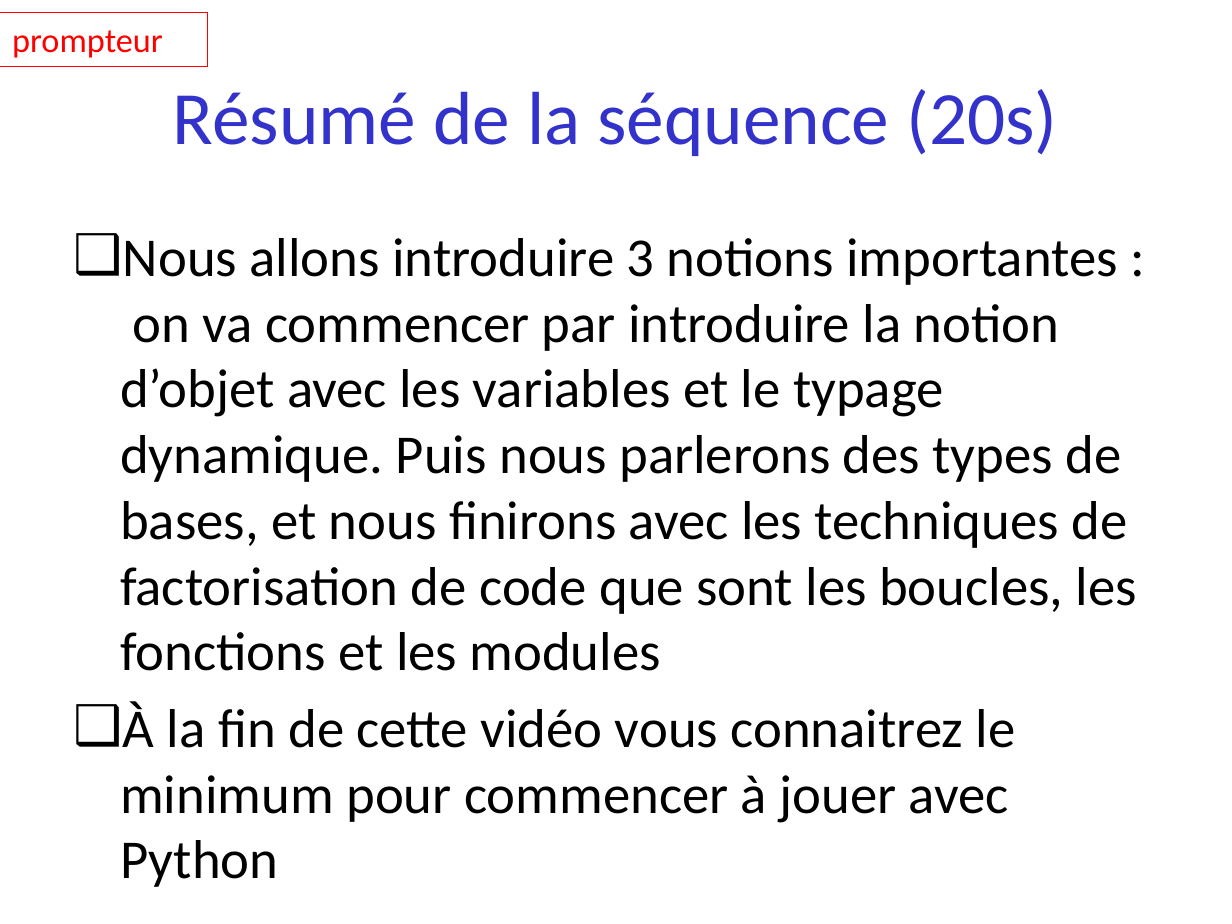
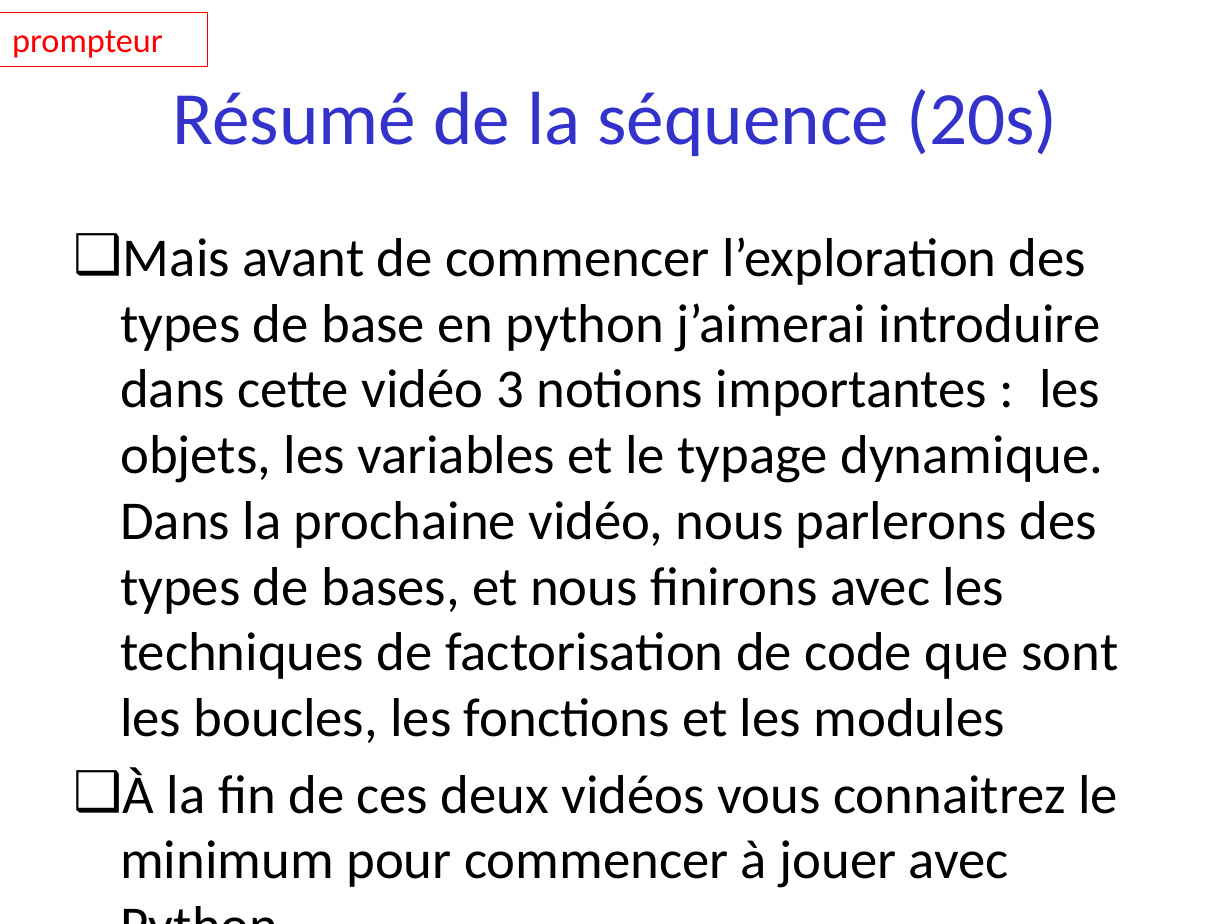
Before and after one commit to parmentelat/flotpython-archive, a slide deck: slide 12 of semaine2/semaine2-0.pptx (slide 3 before the commit). Drawn at 1232x924 pixels with LibreOffice and Linux fonts; fonts in the diff are those of the drawing. Boxes give left, top, right and bottom in pixels: in the first picture for what was removed or moved away, otherwise in the second. Text is boxed around its words. In the diff, an @@ line names an element or a change of style, - is before the commit and + after.

Commit message:
J'ai supprimé de la semaine 0 toutes référence à if, for, fonctions et modules. C'est beaucoup trop compliqué pour la première semaine. Il faut introduire pleins de notions à la fois (bloc d'instruction, indentation, expression évaluant à un booléen, etc.) c'est beaucoup trop, je n'ai pas réussi à présenter ça de manière claire aussi tôt. À la place, je vais introduire ces notions entre la présentation des types de base.

```diff
--- a/semaine2/semaine2-0.pptx
+++ b/semaine2/semaine2-0.pptx
@@ text at [120,237,1119,814]: text changed @@
-❑ Nous allons introduire 3 notions importantes : on va commencer par introduire la notion d’objet avec les variables et le typage dynamique. Puis nous parlerons des types de bases, et nous finirons avec les techniques de factorisation de code que sont les boucles, les fonctions et les modules
-❑ À la fin de cette vidéo vous connaitrez le minimum pour commencer à jouer avec Python
+❑ Mais avant de commencer l’exploration des types de base en python j’aimerai introduire dans cette vidéo 3 notions importantes : les objets, les variables et le typage dynamique. Dans la prochaine vidéo, nous parlerons des types de bases, et nous finirons avec les techniques de factorisation de code que sont les boucles, les fonctions et les modules
+❑ À la fin de ces deux vidéos vous connaitrez le minimum pour commencer à jouer avec Python
```
Also in this commit, not shown: 4 other slides changed, 2 slides added, 2 slides removed.
